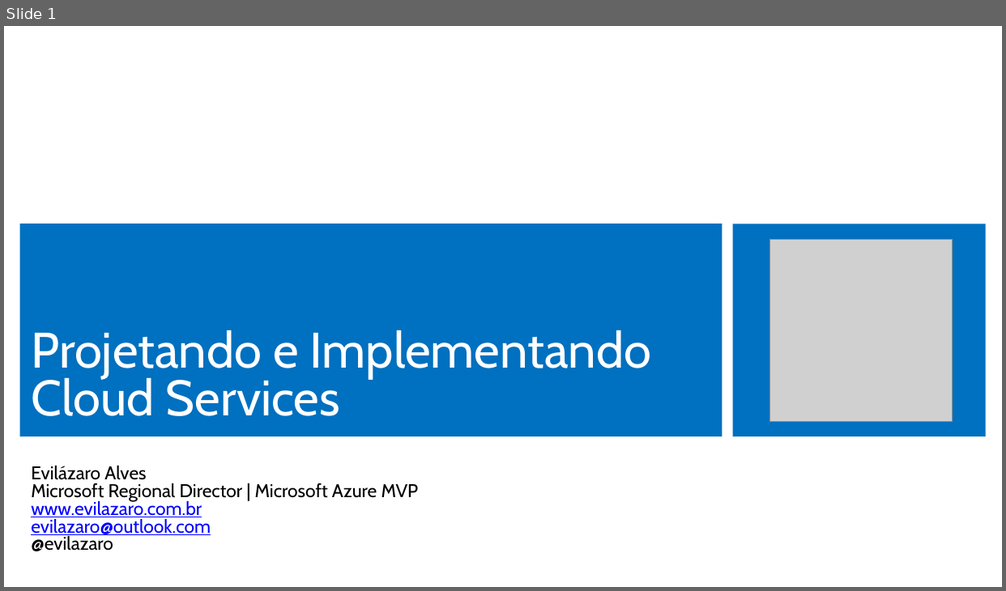
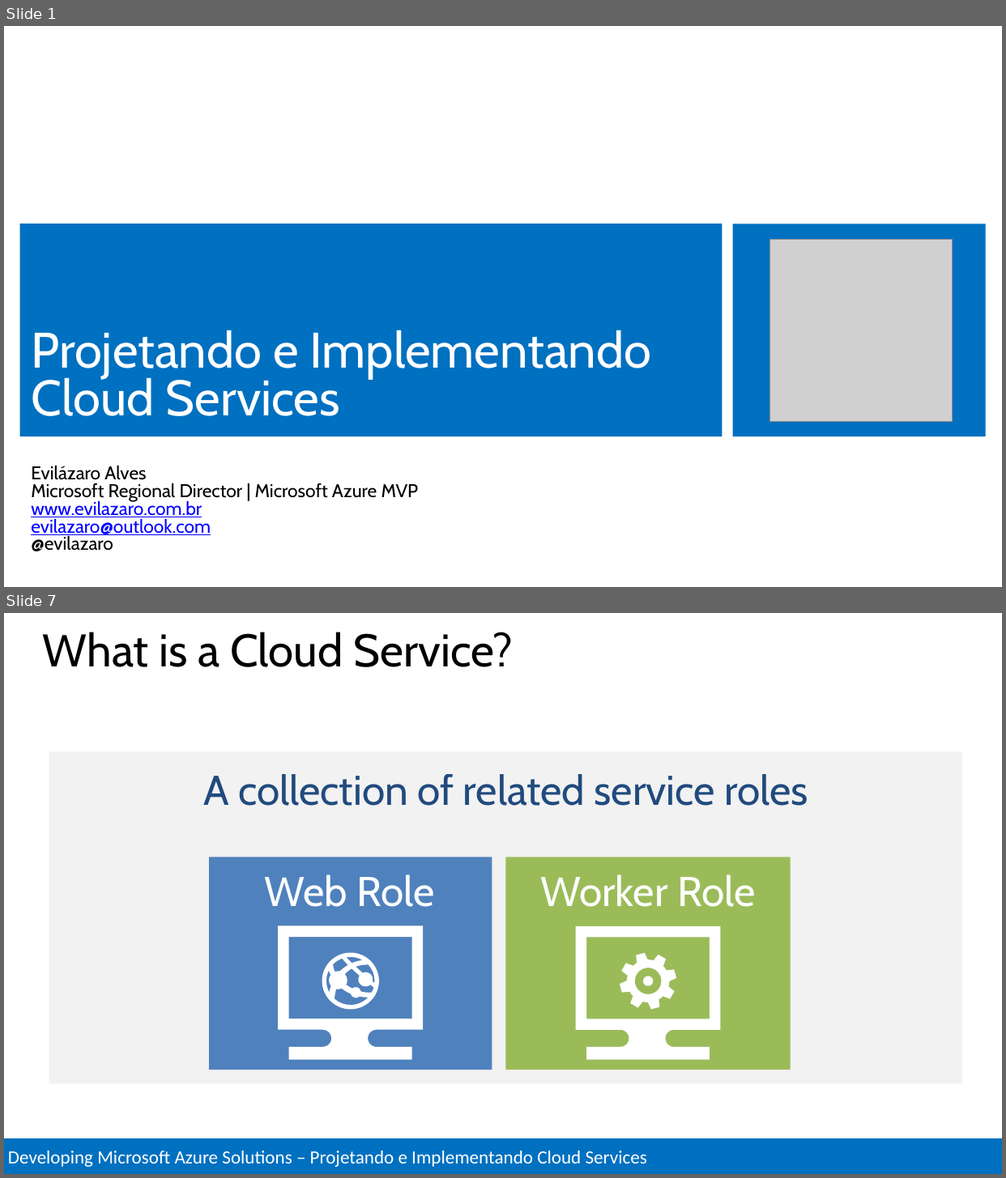
Before and after one commit to Evilazaro/MCSDAzureTraining, a slide deck: Design and Implement Cloud Services/Design and Implement Cloud Services.pptx. Shown one above the other, each under a label of ours: slide 1 before the commit, slides 1 and 7 after it; the slides between them are not shown. The pictures are 1006x591 and 1006x1178 pixels, drawn with LibreOffice and Linux fonts; fonts in the diff are those of the drawing; grey boxes stand for pictures. Boxes give left, top, right and bottom in pixels: in the first picture for what was removed or moved away, otherwise in the second. Text is boxed around its words. In the diff, an @@ line names an element or a change of style, - is before the commit and + after.

```diff
--- a/Design and Implement Cloud Services/Design and Implement Cloud Services.pptx
+++ b/Design and Implement Cloud Services/Design and Implement Cloud Services.pptx
@@ slide 7 added at [4, 613, 1002, 1174], background #FFFFFF @@
@@ title added at [43, 632, 513, 667], 44 pt, text #000000 @@
+What is a Cloud Service?
@@ rectangle added at [49, 752, 962, 1084], fill #F2F2F2 @@
@@ text added at [203, 774, 808, 806], 40 pt, text #1F497D @@
+A collection of related service roles
@@ rectangle added at [209, 857, 492, 1070], fill #4F81BD @@
@@ text added at [265, 875, 435, 907], 40 pt, text #FFFFFF @@
+Web Role
@@ rectangle added at [505, 857, 790, 1070], fill #9BBB59 @@
@@ text added at [541, 875, 755, 907], 40 pt, text #FFFFFF @@
+Worker Role
@@ freeform shape added at [278, 926, 424, 1060], fill #FFFFFF @@
@@ freeform shape added at [576, 926, 720, 1060], fill #FFFFFF @@
@@ freeform shape added at [322, 953, 379, 1010], fill #FFFFFF @@
@@ freeform shape added at [620, 953, 676, 1009], fill #FFFFFF @@
@@ rectangle added at [4, 1138, 1002, 1174], fill #0070C0, outline #FFFFFF 2 pt, 18 pt, text #FFFFFF @@
+Developing Microsoft Azure Solutions – Projetando e Implementando Cloud Services
```
Also in this commit, not shown: 51 other slides added, 2 slides removed, 1 other file.
